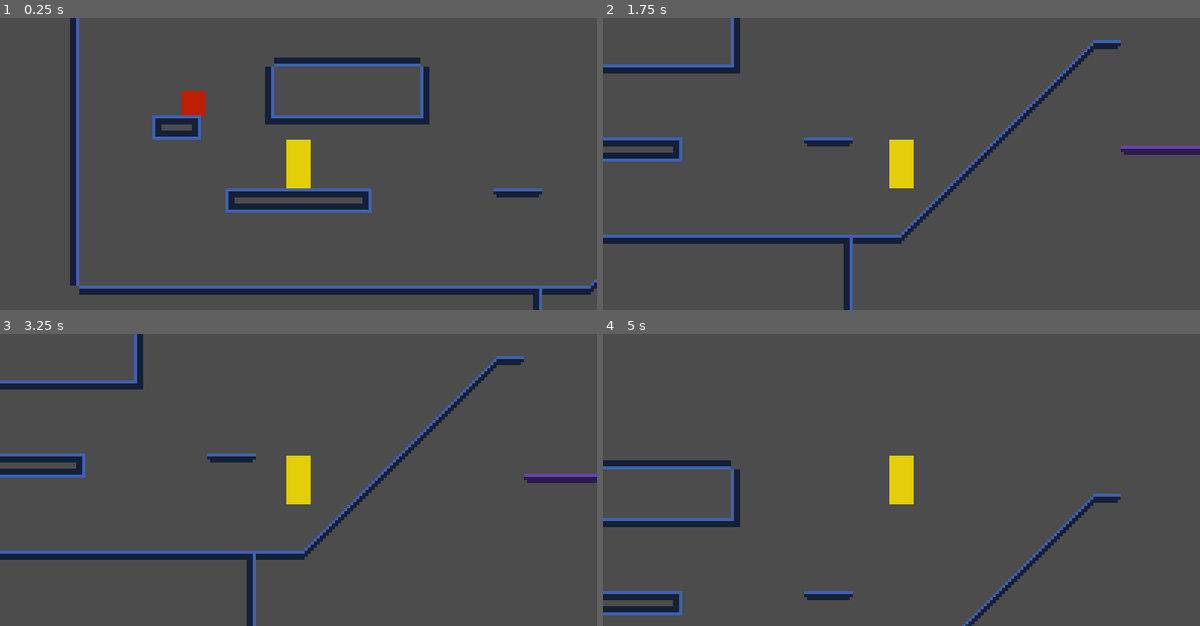
Above: before the commit, frames 1-4 (two rows, left to right).
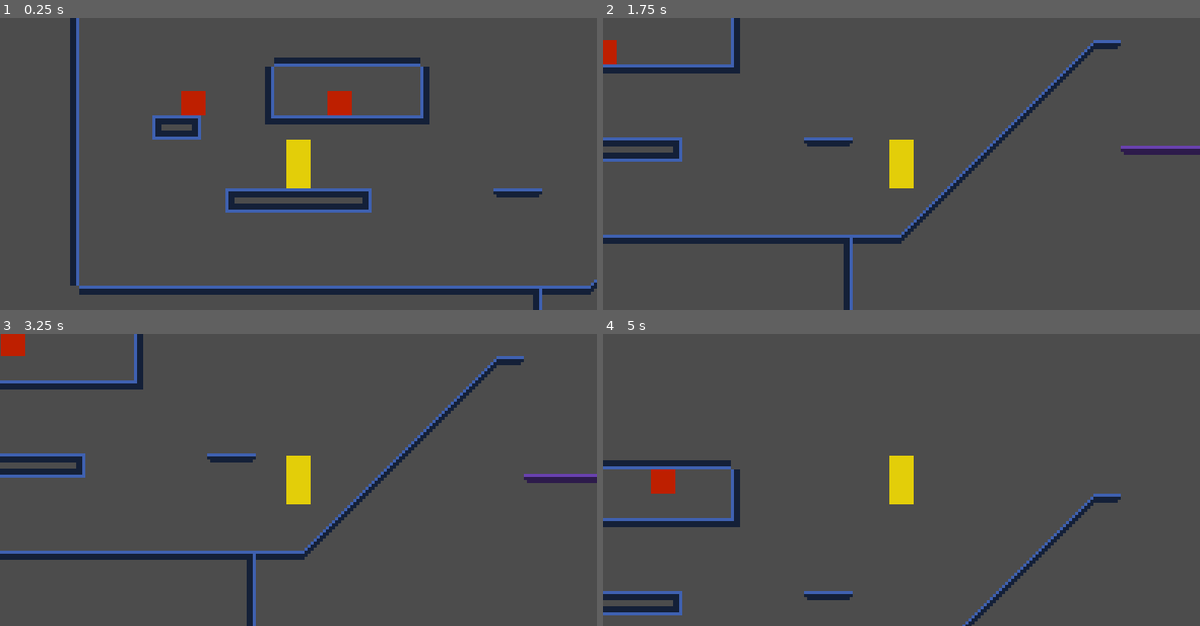
Above: after the commit, the same moments.

Repository: ChaosWitchNikol/this-unnamed-sci-fi-metroidvania
Game: Godot game, scene res://Main.tscn
Same seed, same stepped clock (60 frames per second), same inputs: the game is played once before the commit and once after it.
Inputs:
- Up to frame 1 (0.25 s): no input
- Up to frame 2 (1.75 s): hold Right (ui_right) from 0.53 s (still down); tap Space (ui_select) at 0.77, 1.52 s
- Up to frame 3 (3.25 s): release Right (ui_right) at 2.03 s; hold Left (ui_left) 2.03-2.78 s; hold Right (ui_right) from 2.78 s (still down); tap Space (ui_select) at 3.02 s
- Up to frame 4 (5 s): tap Space (ui_select) at 3.77, 4.52 s; release Right (ui_right) at 4.28 s; hold Left (ui_left) from 4.28 s (still down)

The runs differ from the first frame. In frame 1, 0.3% of the frame differs, in the area x 54-59%, y 25-34%; in frame 2, 0.2%; in frame 3, 0.3%; in frame 4, 0.3%.

Commit message:
can crawls around the walls when facing left

Diff:
--- a/src/Main.tscn
+++ b/src/Main.tscn
@@ -63,3 +63,8 @@
 position = Vector2( 144, 154 )
 MOVEMENT_SPEED = 10
 facing = -1
+
+[node name="EnemyCrawling4" parent="enemies" instance=ExtResource( 6 )]
+position = Vector2( 192, 152 )
+MOVEMENT_SPEED = 10
+facing = -1
--- a/src/scripts/EnemyCrawling.new2.gd
+++ b/src/scripts/EnemyCrawling.new2.gd
@@ -14,6 +14,7 @@
 
 func _ready() -> void:
 	calc_forward_vector()
+	FeelFront.cast_to.x *= facing
 
 ################################
 #	Custom functions
@@ -47,13 +48,16 @@
 	linear_velocity = Vector2()
 	position = position.round()
 
-	var test_rotation_degrees : float = round(rotation_degrees + 90 * rotation_type)
+	var test_rotation_degrees : float = round(rotation_degrees + (90 * facing) * rotation_type)
 	if test_rotation_degrees < 0:
 		test_rotation_degrees = round(360.0 + test_rotation_degrees)
 	elif test_rotation_degrees > 360:
 		test_rotation_degrees = round(test_rotation_degrees - 360.0)
 
+	print(test_move(Transform2D(test_rotation_degrees, position), gravity_vector, false))
+
 	if test_move(Transform2D(test_rotation_degrees, position), position):
+		position += gravity_vector
 		rotation_degrees = test_rotation_degrees
 		calc_next_gravity_and_forward_vector(rotation_type)
 
@@ -76,6 +80,7 @@
 ##	@Override
 func flip_facing() -> void:
 	.flip_facing()
+	calc_forward_vector()
 	FeelFront.position.x = abs(FeelFront.position.x) * facing
 	FeelFront.cast_to.x = abs(FeelFront.cast_to.x) * facing
 
